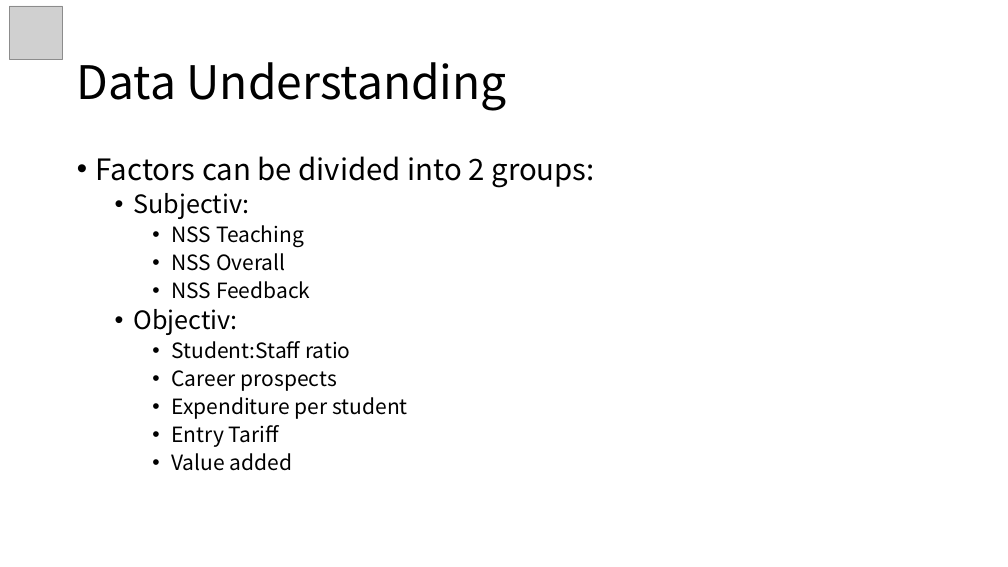
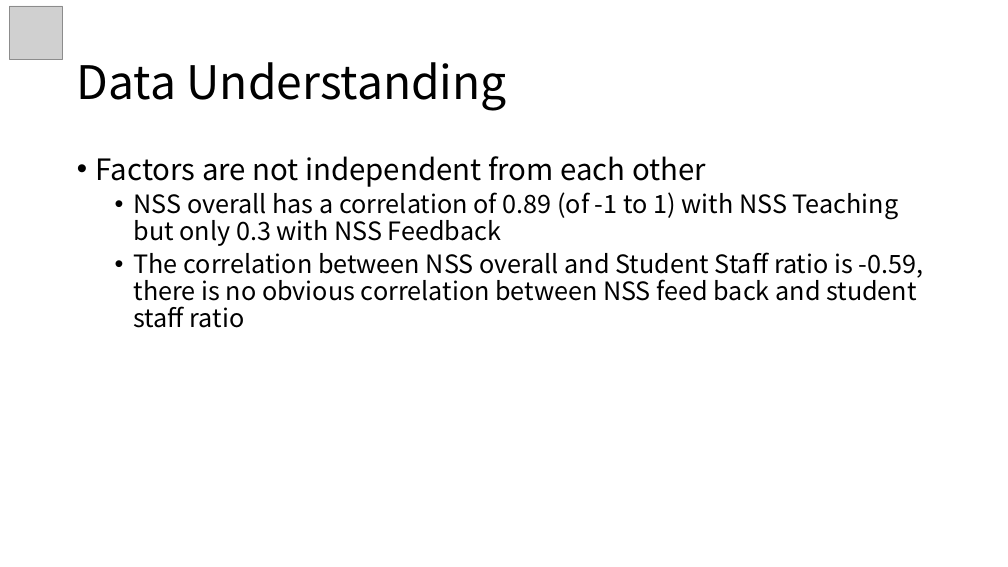
Before and after one commit to ziqing97/BilligenceCaseStudyUkUni, a slide deck: slide 10 of vortrag/Vortrag.pptx. Drawn at 1008x567 pixels with LibreOffice and Linux fonts; fonts in the diff are those of the drawing; grey boxes stand for pictures. Boxes give left, top, right and bottom in pixels: in the first picture for what was removed or moved away, otherwise in the second. Text is boxed around its words. In the diff, an @@ line names an element or a change of style, - is before the commit and + after.

```diff
--- a/vortrag/Vortrag.pptx
+++ b/vortrag/Vortrag.pptx
@@ text at [96,156,924,328]: text changed; size 20 to 24 pt @@
-• Factors can be divided into 2 groups:
-  • Subjectiv:
-    • NSS Teaching
-    • NSS Overall
-    • NSS Feedback
-  • Objectiv:
-    • Student:Staff ratio
-    • Career prospects
-    • Expenditure per student
-    • Entry Tariff
-    • Value added
+• Factors are not independent from each other
+  • NSS overall has a correlation of 0.89 (of -1 to 1) with NSS Teaching but only 0.3 with NSS Feedback
+  • The correlation between NSS overall and Student Staff ratio is -0.59, there is no obvious correlation between NSS feed back and student staff ratio
```
Also in this commit, not shown: 4 other slides changed, 8 slides added, 2 slides removed.
